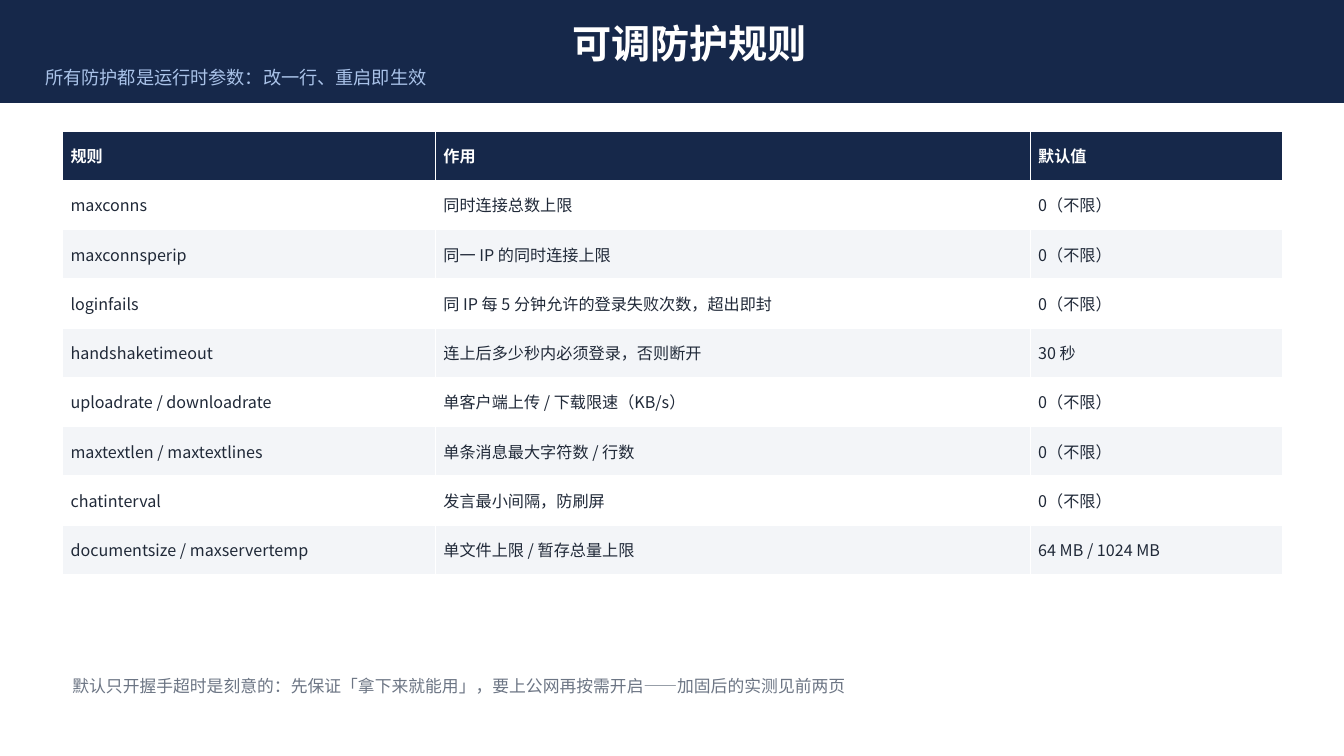
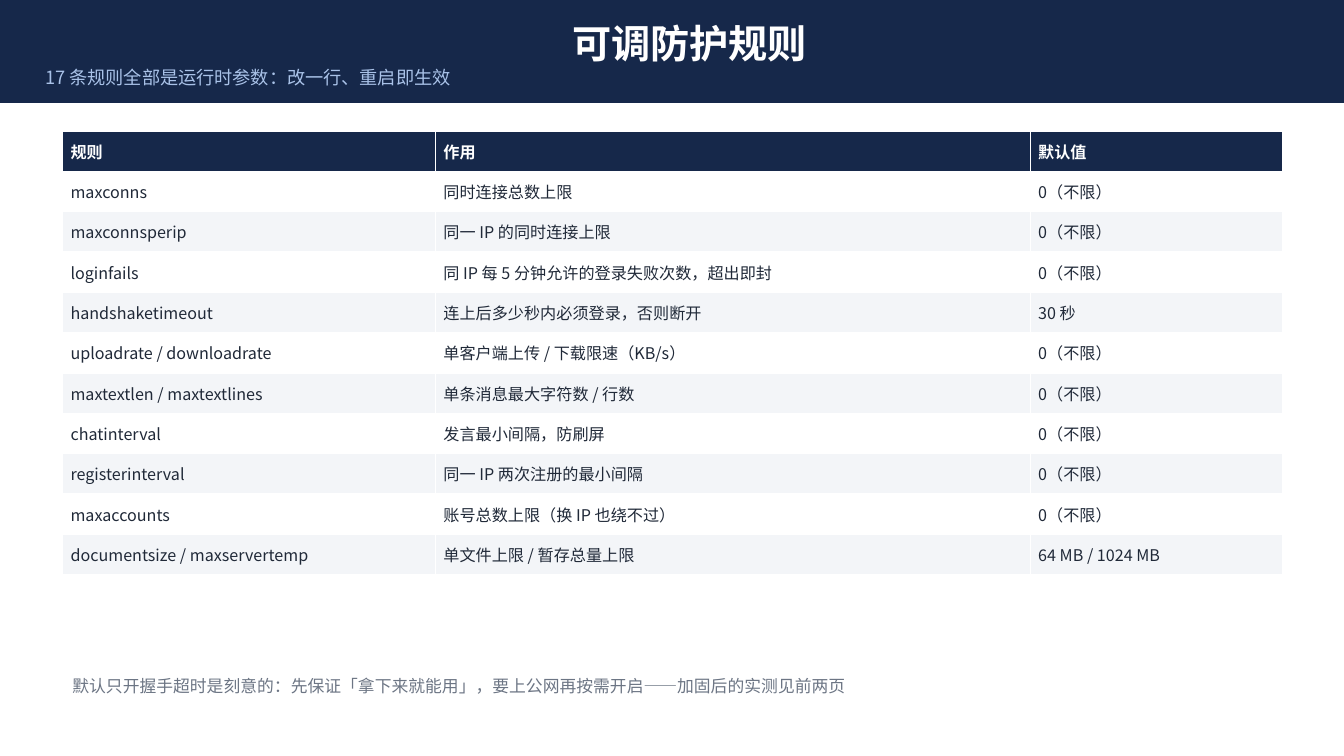
Before and after one commit to dongfang20101113/DChat, a slide deck: slide 19 of dchat-项目介绍.pptx (slide 16 before the commit). Drawn at 1344x756 pixels with LibreOffice and Linux fonts; fonts in the diff are those of the drawing. Boxes give left, top, right and bottom in pixels: in the first picture for what was removed or moved away, otherwise in the second. Text is boxed around its words. In the diff, an @@ line names an element or a change of style, - is before the commit and + after.

```diff
--- a/dchat-项目介绍.pptx
+++ b/dchat-项目介绍.pptx
@@ text in rectangle at (45, 68, 451, 86): text changed @@
-所有防护都是运行时参数：改一行、重启即生效
+17 条规则全部是运行时参数：改一行、重启即生效
@@ table at (63, 131, 1282, 575) @@
+row 9: registerinterval | 同一 IP 两次注册的最小间隔 | 0（不限）
+row 10: maxaccounts | 账号总数上限（换 IP 也绕不过） | 0（不限）
```
Also in this commit, not shown: 3 other slides changed, 3 slides added, 2 slides removed, 1 other file.
